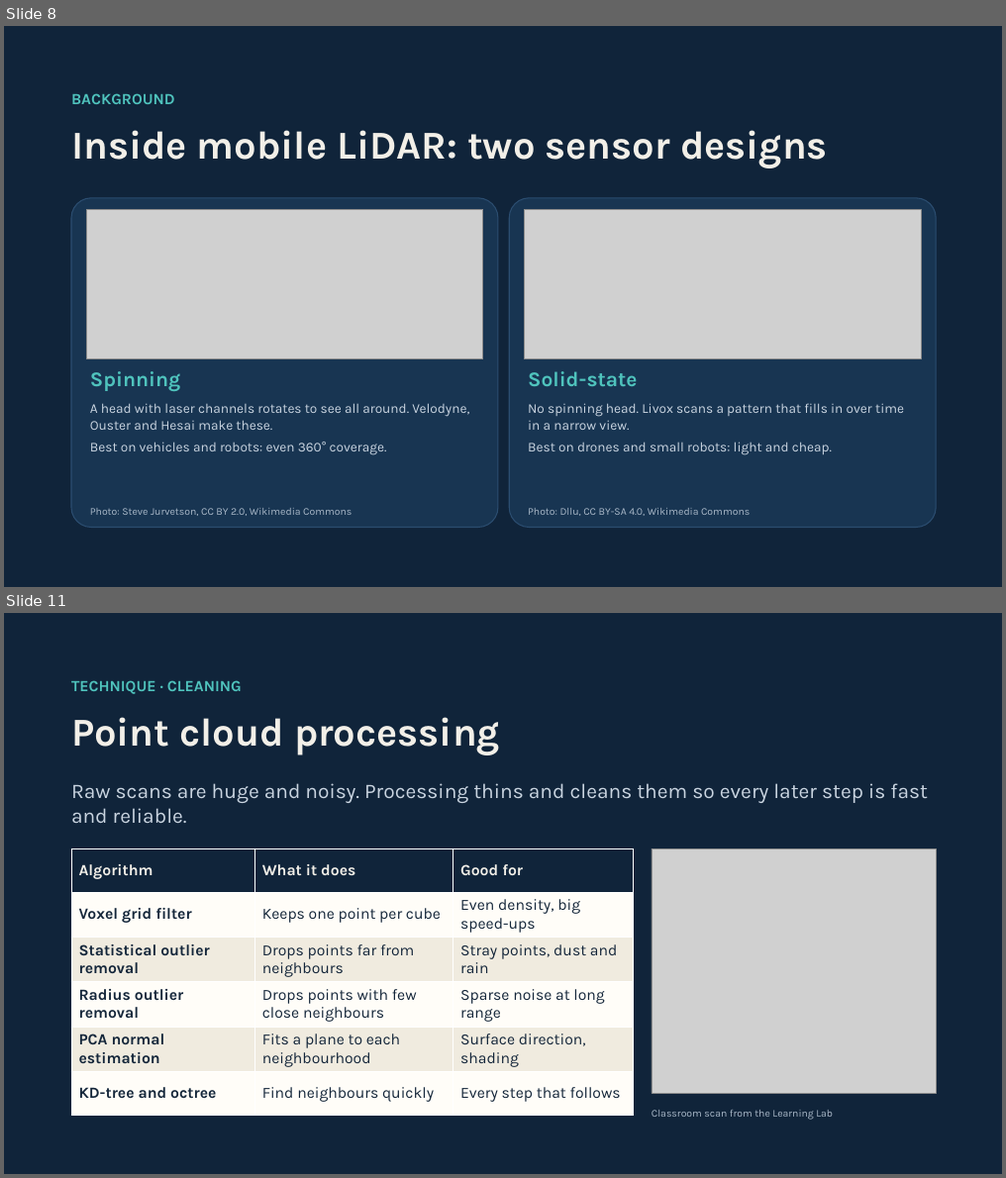
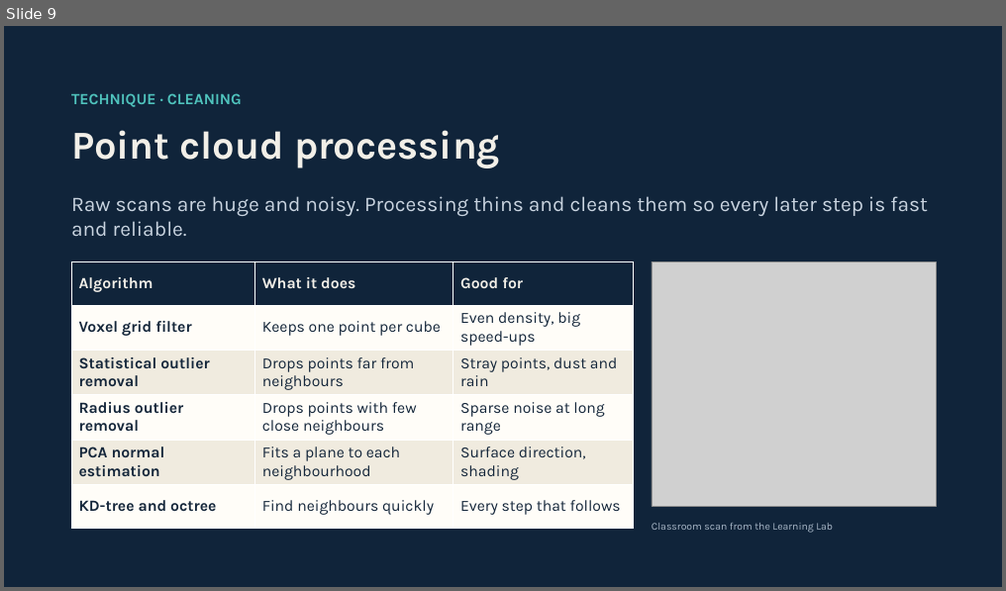
Before and after one commit to maninka123/lidar-learning-lab, a slide deck: presentation/LiDAR_Workshop_Slides.pptx. Shown one above the other, each under a label of ours: slides 8 and 11 before the commit, slide 9 after it; the slides between them are not shown. The pictures are 1006x1178 and 1006x591 pixels, drawn with LibreOffice and Linux fonts; fonts in the diff are those of the drawing; grey boxes stand for pictures. Boxes give left, top, right and bottom in pixels: in the first picture for what was removed or moved away, otherwise in the second. Text is boxed around its words. In the diff, an @@ line names an element or a change of style, - is before the commit and + after.

```diff
--- a/presentation/LiDAR_Workshop_Slides.pptx
+++ b/presentation/LiDAR_Workshop_Slides.pptx
@@ slide 8 removed at (x1=4, y1=26, x2=1002, y2=587), background #10243A @@
@@ text removed at (x1=71, y1=93, x2=175, y2=104) @@
-BACKGROUND
@@ text removed at (x1=71, y1=130, x2=828, y2=169) @@
-Inside mobile LiDAR: two sensor designs
@@ rounded rectangle removed at (x1=71, y1=198, x2=498, y2=528) @@
@@ rounded rectangle removed at (x1=509, y1=198, x2=936, y2=528) @@
@@ picture removed at (x1=86, y1=209, x2=483, y2=360) @@
@@ picture removed at (x1=525, y1=209, x2=921, y2=360) @@
@@ text removed at (x1=90, y1=372, x2=181, y2=391) @@
-Spinning
@@ text removed at (x1=528, y1=372, x2=637, y2=386) @@
-Solid-state
@@ text removed at (x1=90, y1=403, x2=469, y2=456) @@
-A head with laser channels rotates to see all around. Velodyne, Ouster and Hesai make these.
-Best on vehicles and robots: even 360° coverage.
@@ text removed at (x1=528, y1=403, x2=904, y2=456) @@
-No spinning head. Livox scans a pattern that fills in over time in a narrow view.
-Best on drones and small robots: light and cheap.
@@ text removed at (x1=90, y1=508, x2=351, y2=516) @@
-Photo: Steve Jurvetson, CC BY 2.0, Wikimedia Commons
@@ text removed at (x1=528, y1=508, x2=749, y2=516) @@
-Photo: Dllu, CC BY-SA 4.0, Wikimedia Commons
@@ what was slide 11 is now slide 9 @@
```
Also in this commit, not shown: 5 slides changed, 3 slides added, 5 other slides removed, 1 other file.
